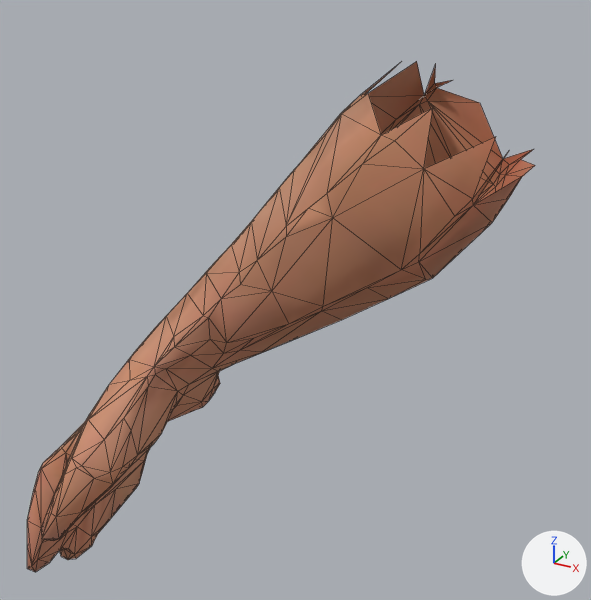
Two versions of the OBJ model Models/hombre_antebrazo_der.obj, one commit apart.
Both versions are drawn from a 50 mm camera at (0.13, -0.417, 0.091) aimed at (-0.086, -0.024, -0.105). The axes (+X, +Y, +Z) are drawn at lower right. The lights are the same throughout. The older version comes first. Mesh edges are drawn as thin lines. Where no turn or scale is listed for an object, it has been applied to the vertices.

In view in the first picture: 'hombre_antebrazo_der'.
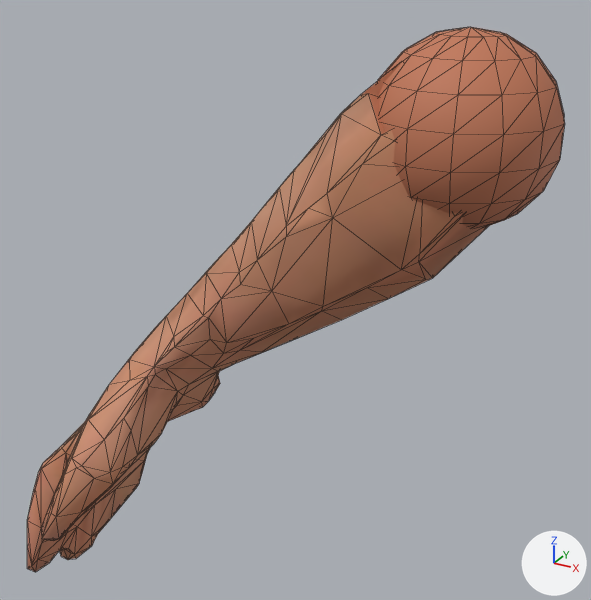
The edits, one by one:
me_hombre_antebrazo_der is used by ob_hombre_antebrazo_der; location (0.0, 0.0, 0.0).
me_hombre_antebrazo_der had 347 vertices, 669 faces and spanned x -0.253..0.039, y -0.145..0.043, z -0.325..0.037.
me_hombre_antebrazo_der now has 462 vertices, 916 faces and spans x -0.253..0.051, y -0.145..0.05, z -0.325..0.052.
me_hombre_antebrazo_der part 1: a new loose piece, a UV sphere (14 segments, 9 rings, poles along z) spanning x -0.051..0.051, y -0.05..0.05, z -0.052..0.052, in mat_hombre_manta (picture img_hombre_manta_jpg).
Part 2, on me_hombre_antebrazo_der:
1 vertex is added at (-0.006, -0.001, 0.004).
23 new faces join them.

Changed parts and their boxes (x1, y1, x2, y2) in the pictures (591 x 600 px):
'hombre_antebrazo_der', reshaped (7% taller): before (27, 61, 535, 572); after (27, 27, 565, 572)
part 1 of me_hombre_antebrazo_der, added (brown): after (378, 27, 565, 228)
part 2 of me_hombre_antebrazo_der, added (brown): after (361, 63, 401, 135)
